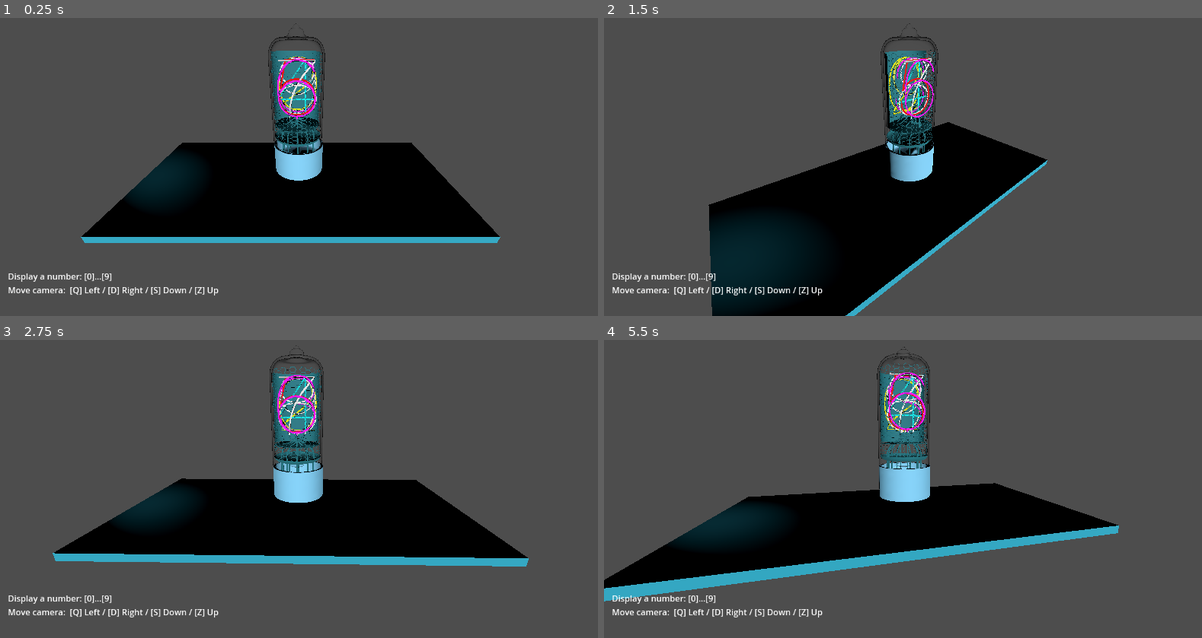
Above: before the commit, frames 1-4 (two rows, left to right).
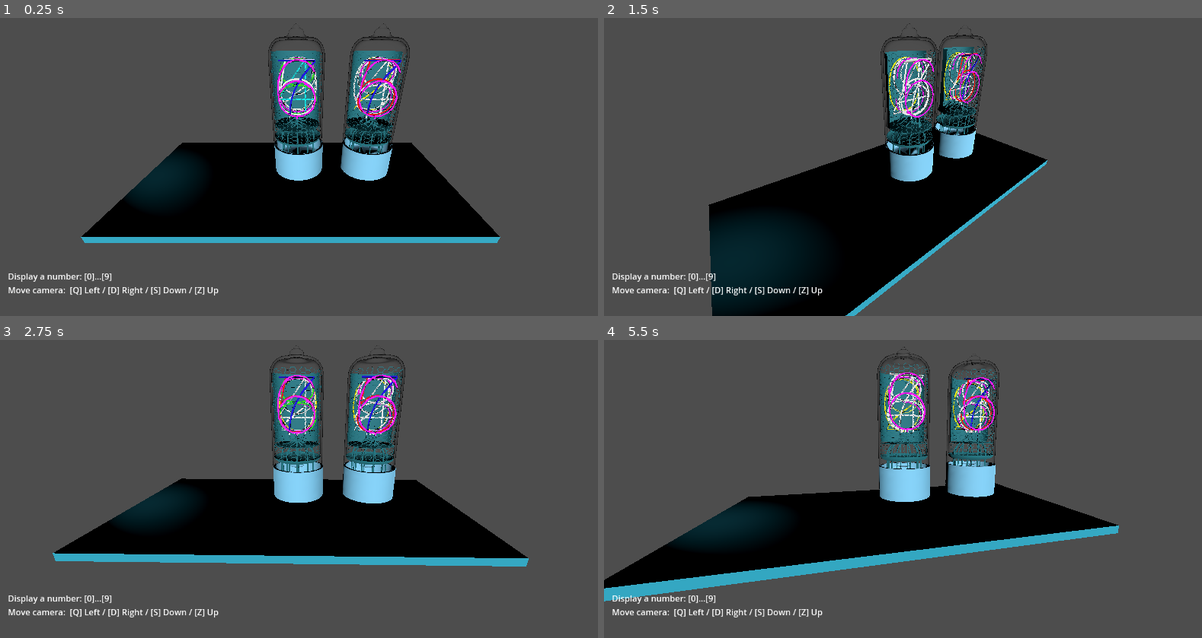
Above: after the commit, the same moments.

Repository: HackTechDev/NixieTubes
Game: Godot game, scene res://scenes/main.tscn
Same seed, same stepped clock (60 frames per second), same inputs: the game is played once before the commit and once after it.
Inputs:
- Up to frame 1 (0.25 s): no input
- Up to frame 2 (1.5 s): tap Enter at 0.5 s; hold D (key_D) 0.53-1.28 s; tap A (key_Q) at 1.35 s
- Up to frame 3 (2.75 s): tap Space at 2 s; hold S (key_S) from 2.03 s (still down)
- Up to frame 4 (5.5 s): release S (key_S) at 2.78 s; tap W (key_Z) at 2.85 s; tap Enter at 3.5 s; hold D (key_D) 3.53-4.28 s; tap A (key_Q) at 4.35 s; tap Space at 5 s; hold S (key_S) from 5.03 s (still down)

The runs differ from the first frame. In frame 1, 3.8% of the frame differs, in the area x 46-69%, y 1-55%; in frame 2, 2.5%; in frame 3, 3.8%, in the area x 46-68%, y 1-55%; in frame 4, 3.1%.

Commit message:
[Add] Lamp2

Diff:
--- a/scenes/lamp.tscn
+++ b/scenes/lamp.tscn
@@ -1,6 +1,6 @@
 [gd_scene load_steps=19 format=3 uid="uid://ckovbok4v0v3k"]
 
-[ext_resource type="Script" path="res://scenes/lamp.gd" id="1_tg57t"]
+[ext_resource type="Script" path="res://scenes/lamp2.gd" id="1_1jwjp"]
 [ext_resource type="PackedScene" uid="uid://72vvavpsasub" path="res://scenes/discup.tscn" id="2_h4aqg"]
 [ext_resource type="PackedScene" uid="uid://df6m1ppw0jfho" path="res://scenes/support.tscn" id="3_xmlhq"]
 [ext_resource type="PackedScene" uid="uid://cgvpdgf2a32vr" path="res://scenes/number_0.tscn" id="4_0evf2"]
@@ -20,7 +20,7 @@
 [ext_resource type="PackedScene" uid="uid://dcakdu1xtj3fs" path="res://scenes/plug.tscn" id="18_2dvin"]
 
 [node name="Node3D" type="Node3D"]
-script = ExtResource("1_tg57t")
+script = ExtResource("1_1jwjp")
 
 [node name="discup" parent="." instance=ExtResource("2_h4aqg")]
 transform = Transform3D(1, 0, 0, 0, 1, 0, 0, 0, 1, -0.200694, -0.296645, 0.301955)
--- /dev/null
+++ b/scenes/lamp2.gd
@@ -0,0 +1,54 @@
+extends Node3D
+
+const NODE_PATHS = {
+	"number_0": "/root/Node3D/lamp2/number_0",
+	"number_1": "/root/Node3D/lamp2/number_1",
+	"number_2": "/root/Node3D/lamp2/number_2",
+	"number_3": "/root/Node3D/lamp2/number_3",
+	"number_4": "/root/Node3D/lamp2/number_4",
+	"number_5": "/root/Node3D/lamp2/number_5",
+	"number_6": "/root/Node3D/lamp2/number_6",
+	"number_7": "/root/Node3D/lamp2/number_7",
+	"number_8": "/root/Node3D/lamp2/number_8",
+	"number_9": "/root/Node3D/lamp2/number_9"
+}
+
+const ALPHA_COLOR = Color(0, 1, 0, 0.5)  # Blanc avec alpha 50%
+const OPAQUE_COLOR = Color(1, 0, 0, 1)   # Blanc opaque
+
+# Called when the node enters the scene tree for the first time.
+func _ready() -> void:
+	pass
+
+# Called every frame. 'delta' is the elapsed time since the previous frame.
+func _process(delta: float) -> void:
+	for action in NODE_PATHS.keys():
+		if Input.is_action_just_pressed(action):
+			_update_visibility(action)
+
+func _update_visibility(active_action: String) -> void:
+	for action in NODE_PATHS.keys():
+		var parent_node = get_node(NODE_PATHS[action])
+
+		# Rechercher un MeshInstance3D enfant
+		var mesh_instance = parent_node.get_child(0) if parent_node.get_child_count() > 0 else null
+		if mesh_instance is MeshInstance3D:
+			# Récupération ou création du matériel de base
+			var material = mesh_instance.material_override
+			if material == null:
+				material = StandardMaterial3D.new()
+				mesh_instance.material_override = material
+
+			# Appliquer l'alpha 50 % ou l'opacité complète sur le  MeshInstance3D enfant
+			if action == active_action:
+				mesh_instance.visible = true
+				material.albedo_color = OPAQUE_COLOR
+				print ("opaque")
+			else:
+				# Rend invisible
+				mesh_instance.visible = false
+
+				# mais j'aimerai mieux lui appliquer une couleur alpha
+				#material.albedo_color = ALPHA_COLOR
+
+				print("alpha")
--- a/scenes/main.tscn
+++ b/scenes/main.tscn
@@ -1,8 +1,9 @@
-[gd_scene load_steps=6 format=3 uid="uid://cj2mxku7g8bg6"]
+[gd_scene load_steps=7 format=3 uid="uid://cj2mxku7g8bg6"]
 
 [ext_resource type="Script" path="res://scenes/cam_gimbal.gd" id="1_0cb44"]
 [ext_resource type="Script" path="res://scenes/camera_3d.gd" id="2_sjbrw"]
 [ext_resource type="PackedScene" uid="uid://ckovbok4v0v3k" path="res://scenes/lamp.tscn" id="3_0rpnr"]
+[ext_resource type="Script" path="res://scenes/lamp1.gd" id="4_up1tt"]
 
 [sub_resource type="BoxMesh" id="BoxMesh_aicb8"]
 size = Vector3(10, 0.2, 5)
@@ -50,5 +51,10 @@
 surface_material_override/0 = SubResource("StandardMaterial3D_uah7p")
 
 [node name="lamp1" parent="." instance=ExtResource("3_0rpnr")]
+script = ExtResource("4_up1tt")
+
+[node name="lamp2" parent="." instance=ExtResource("3_0rpnr")]
+transform = Transform3D(1, 0, 0, 0, 1, 0, 0, 0, 1, 2.07513, 0, 0)
 
 [editable path="lamp1"]
+[editable path="lamp2"]
Renamed: scenes/lamp.gd -> scenes/lamp1.gd
